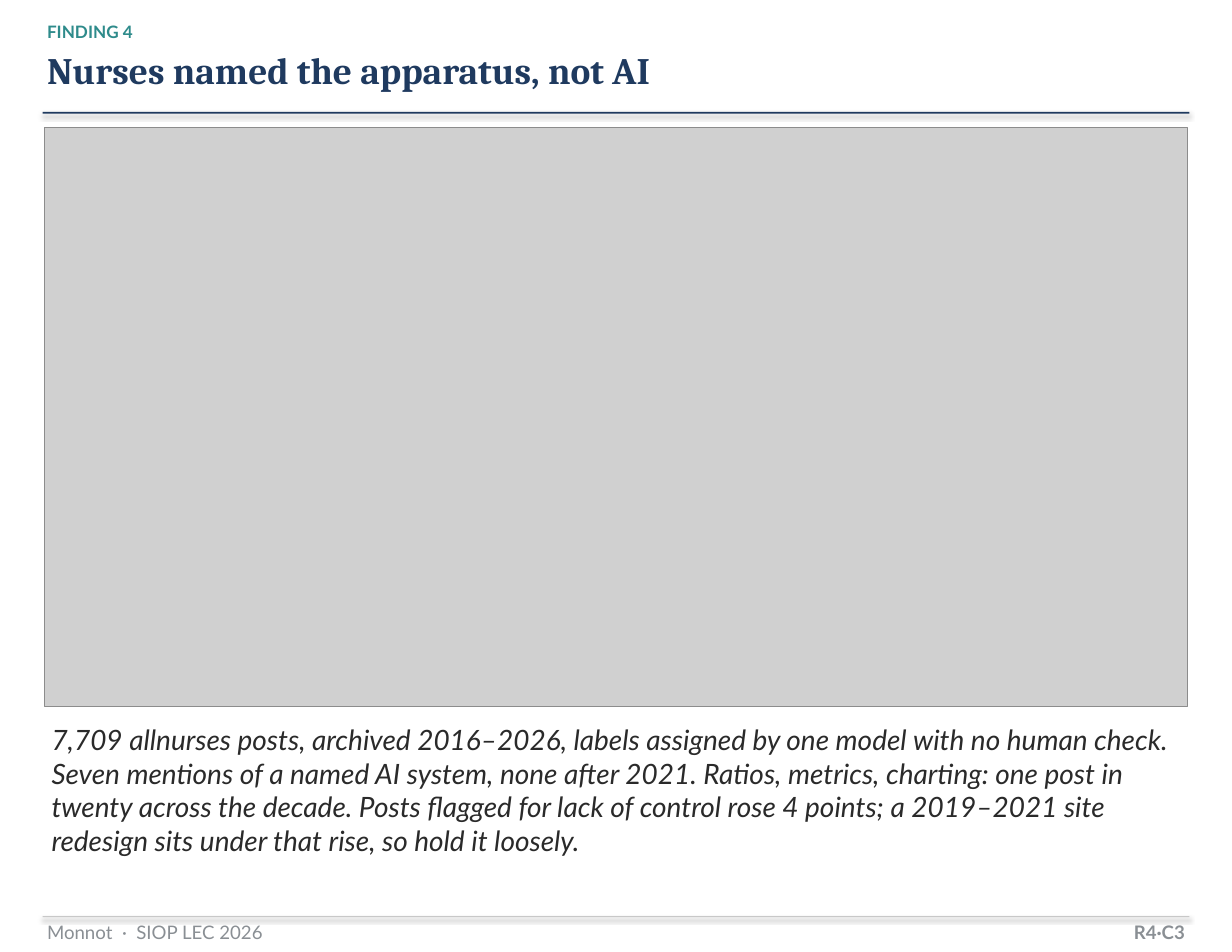
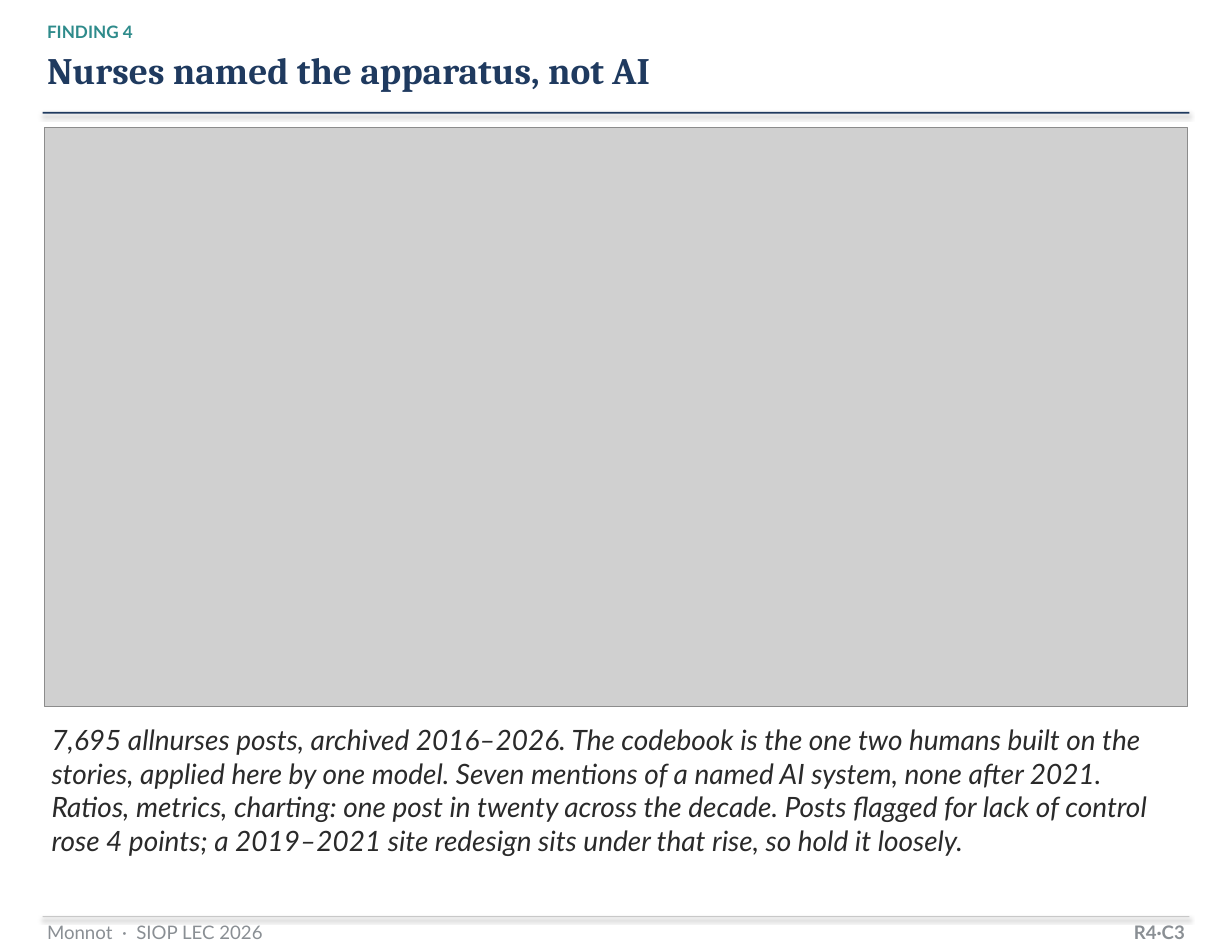
Before and after one commit to mjmonnot/mjmonnot.github.io, a slide deck: slide 15 of lec-2026/assets/Monnot_Poster_v5.pptx. Drawn at 1232x952 pixels with LibreOffice and Linux fonts; fonts in the diff are those of the drawing; grey boxes stand for pictures. Boxes give left, top, right and bottom in pixels: in the first picture for what was removed or moved away, otherwise in the second. Text is boxed around its words. In the diff, an @@ line names an element or a change of style, - is before the commit and + after.

Commit message:
lec-2026: deduplicated forum counts (7,695 posts, 5,429 events), regenerated trend data and Study 2 figures, deck rebuilt

```diff
--- a/lec-2026/assets/Monnot_Poster_v5.pptx
+++ b/lec-2026/assets/Monnot_Poster_v5.pptx
@@ text at box(52, 729, 1146, 856): text changed @@
-7,709 allnurses posts, archived 2016–2026, labels assigned by one model with no human check. Seven mentions of a named AI system, none after 2021. Ratios, metrics, charting: one post in twenty across the decade. Posts flagged for lack of control rose 4 points; a 2019–2021 site redesign sits under that rise, so hold it loosely.
+7,695 allnurses posts, archived 2016–2026. The codebook is the one two humans built on the stories, applied here by one model. Seven mentions of a named AI system, none after 2021. Ratios, metrics, charting: one post in twenty across the decade. Posts flagged for lack of control rose 4 points; a 2019–2021 site redesign sits under that rise, so hold it loosely.
```
Also in this commit, not shown: 4 other slides changed, 8 other files.
